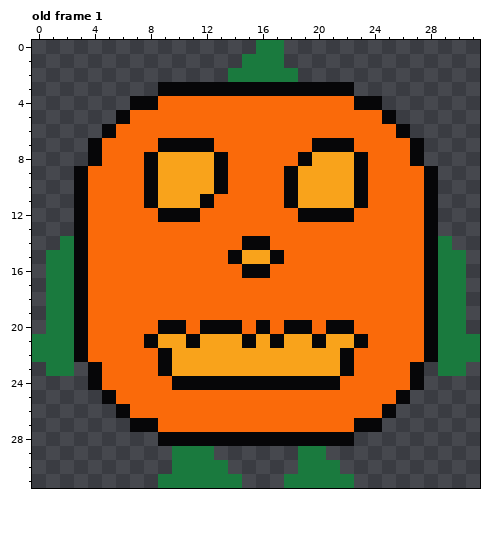
Pixel-art file -- assets/player-sleeping.aseprite. Above: the version before the commit.
32x32 pixels, 1 frame. Shown: old frame 1. The commit also changed other frames, which this record leaves out.
The same view after the edit:
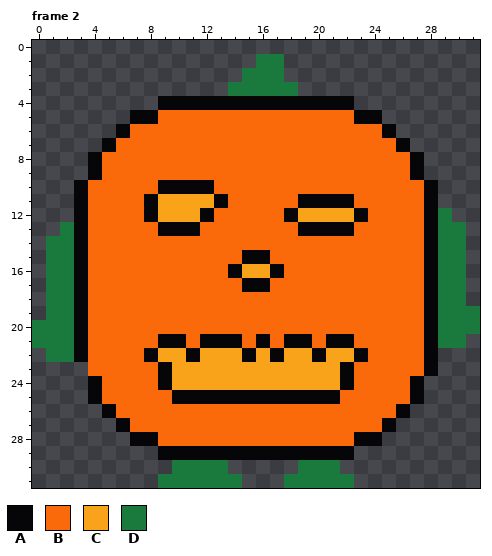
Palette (. is transparent): A #060608  B #fa6a0a  C #f9a31b  D #1a7a3e
A new or re-ordered frame is compared with the old frame closest to it.
Commit message: readme upd added new cool sleeping animations and killzoe script even the sleeping animation script ITS SO COOL
The exact change:
frames 1 -> 4
--- frame 2 is new; against old frame 1
@@ x 0..31 @@
- 0 ................DD..............
- 1 ...............DDD..............
- 2 ..............DDDDD.............
- 3 .........AAAAAAAAAAAAAA.........
- 4 .......AABBBBBBBBBBBBBBAA.......
- 5 ......ABBBBBBBBBBBBBBBBBBA......
- 6 .....ABBBBBBBBBBBBBBBBBBBBA.....
- 7 ....ABBBBAAAABBBBBBBAAABBBBA....
- 8 ....ABBBACCCCABBBBBACCCABBBA....
- 9 ...ABBBBACCCCABBBBACCCCABBBBA...
-10 ...ABBBBACCCCABBBBACCCCABBBBA...
-11 ...ABBBBACCCABBBBBACCCCABBBBA...
-12 ...ABBBBBAAABBBBBBBAAAABBBBBA...
-13 ...ABBBBBBBBBBBBBBBBBBBBBBBBA...
-14 ..DABBBBBBBBBBBAABBBBBBBBBBBAD..
-15 .DDABBBBBBBBBBACCABBBBBBBBBBADD.
-16 .DDABBBBBBBBBBBAABBBBBBBBBBBADD.
-17 .DDABBBBBBBBBBBBBBBBBBBBBBBBADD.
+ 0 ................................
+ 1 ................DD..............
+ 2 ...............DDD..............
+ 3 ..............DDDDD.............
+ 4 .........AAAAAAAAAAAAAA.........
+ 5 .......AABBBBBBBBBBBBBBAA.......
+ 6 ......ABBBBBBBBBBBBBBBBBBA......
+ 7 .....ABBBBBBBBBBBBBBBBBBBBA.....
+ 8 ....ABBBBBBBBBBBBBBBBBBBBBBA....
+ 9 ....ABBBBBBBBBBBBBBBBBBBBBBA....
+10 ...ABBBBBAAAABBBBBBBBBBBBBBBA...
+11 ...ABBBBACCCCABBBBBAAAABBBBBA...
+12 ...ABBBBACCCABBBBBACCCCABBBBAD..
+13 ..DABBBBBAAABBBBBBBAAAABBBBBADD.
+14 .DDABBBBBBBBBBBBBBBBBBBBBBBBADD.
+15 .DDABBBBBBBBBBBAABBBBBBBBBBBADD.
+16 .DDABBBBBBBBBBACCABBBBBBBBBBADD.
+17 .DDABBBBBBBBBBBAABBBBBBBBBBBADD.
 18 .DDABBBBBBBBBBBBBBBBBBBBBBBBADD.
-19 .DDABBBBBBBBBBBBBBBBBBBBBBBBADD.
-20 .DDABBBBBAABAAABABAABAABBBBBADD.
-21 DDDABBBBACCACCCACACCACCABBBBADDD
-22 DDDABBBBBACCCCCCCCCCCCABBBBBADDD
-23 .DD.ABBBBACCCCCCCCCCCCABBBBA.DD.
-24 ....ABBBBBAAAAAAAAAAAABBBBBA....
-25 .....ABBBBBBBBBBBBBBBBBBBBA.....
-26 ......ABBBBBBBBBBBBBBBBBBA......
-27 .......AABBBBBBBBBBBBBBAA.......
-28 .........AAAAAAAAAAAAAA.........
-29 ..........DDD......DD...........
+19 .DDABBBBBBBBBBBBBBBBBBBBBBBBADDD
+20 DDDABBBBBBBBBBBBBBBBBBBBBBBBADDD
+21 DDDABBBBBAABAAABABAABAABBBBBADD.
+22 .DDABBBBACCACCCACACCACCABBBBA...
+23 ....BBBBBACCCCCCCCCCCCABBBBBA...
+24 ....ABBBBACCCCCCCCCCCCABBBBA....
+25 ....ABBBBBAAAAAAAAAAAABBBBBA....
+26 .....ABBBBBBBBBBBBBBBBBBBBA.....
+27 ......ABBBBBBBBBBBBBBBBBBA......
+28 .......AABBBBBBBBBBBBBBAA.......
+29 .........AAAAAAAAAAAAAA.........
 30 ..........DDDD.....DDD..........
Where, in picture pixels (left, top, right, bottom), the same in both pictures:
changed: (32, 40, 480, 460)
